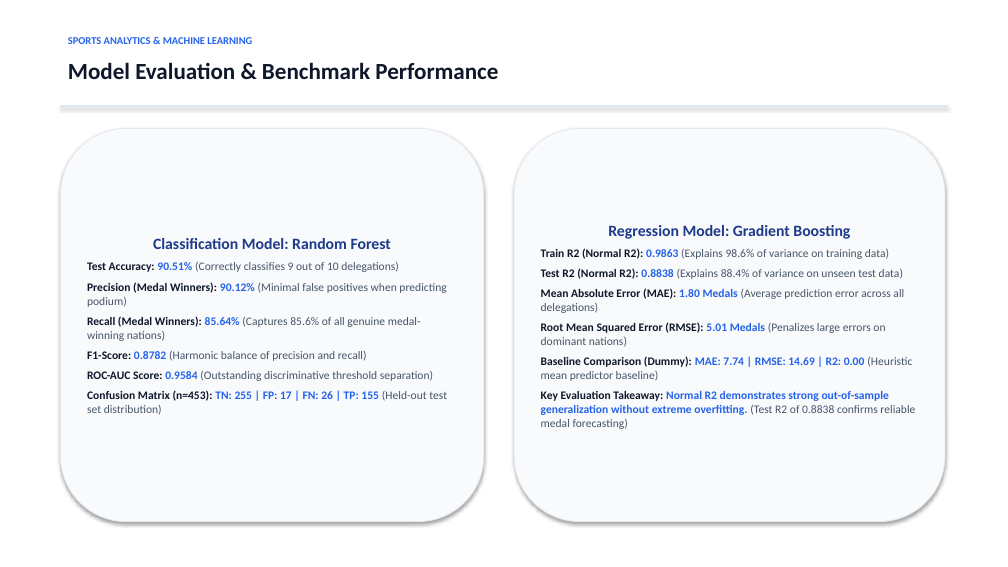
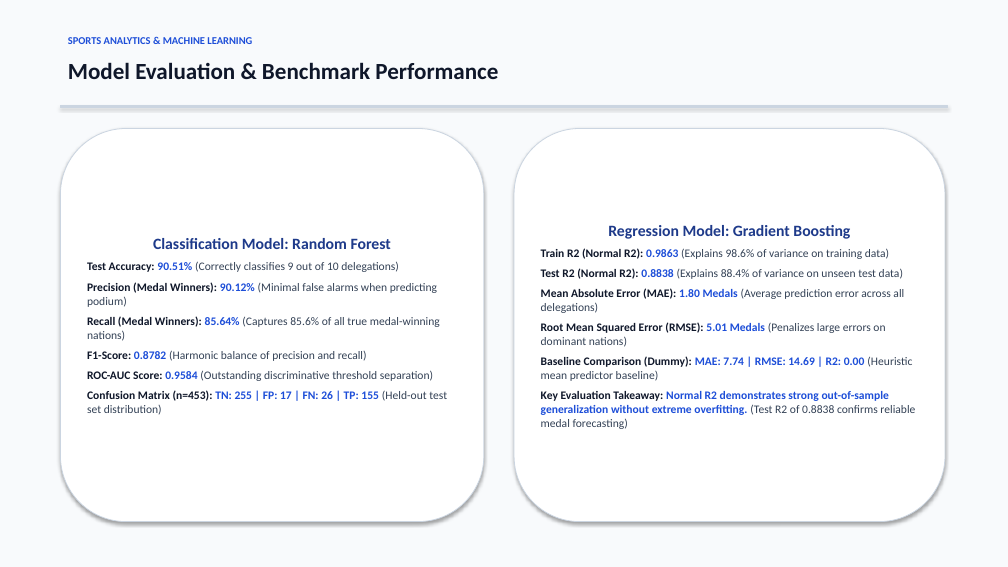
Before and after one commit to Virshin1/Team-Performance-Analysis, a slide deck: slide 7 of Olympic_Team_Performance_Presentation.pptx. Drawn at 1008x567 pixels with LibreOffice and Linux fonts; fonts in the diff are those of the drawing. Boxes give left, top, right and bottom in pixels: in the first picture for what was removed or moved away, otherwise in the second. Text is boxed around its words. In the diff, an @@ line names an element or a change of style, - is before the commit and + after.

Commit message:
Update presentation with explicit high contrast styling and finalize submission-grade academic project report

```diff
--- a/Olympic_Team_Performance_Presentation.pptx
+++ b/Olympic_Team_Performance_Presentation.pptx
@@ rectangle added at (0,0,1008,567), fill #F8FAFC @@
@@ text "SPORTS ANALYTICS & MACHINE LEARNING" at (68,37,252,44): text colour #2563EB to #1D4ED8 @@
@@ rectangle at (60,106,948,107): fill #E2E8F0 to #CBD5E1; outline #E2E8F0 0.75 pt to #CBD5E1 0.75 pt @@
@@ rounded rectangle "Classification Model: Random Forest" at (60,129,484,522): fill #F8FAFC to #FFFFFF; outline #E2E8F0 0.75 pt to #CBD5E1 0.75 pt @@
@@ rounded rectangle "Regression Model: Gradient Boosting" at (514,129,945,522): fill #F8FAFC to #FFFFFF; outline #E2E8F0 0.75 pt to #CBD5E1 0.75 pt @@
@@ text in rounded rectangle at (87,261,447,414): text colour #2563EB to #1D4ED8 in "90.51%", "0.8782", "0.9584", "TN: 255 | FP: 17 | FN: ..."; text colour #475569 to #334155 in "(Correctly classifies 9 out of 10 delegations)", "(Harmonic balance of precision and recall)", "(Outstanding discriminative threshold separation)", "(Held-out test set distribution)" @@
@@ text in rounded rectangle at (541,248,915,429): text colour #2563EB to #1D4ED8 in "0.9863", "0.8838", "1.80 Medals", "5.01 Medals" and 2 more places; text colour #475569 to #334155 in "(Explains 98.6% of variance on training data)", "(Explains 88.4% of variance on unseen test ...", "(Average prediction error across all delegations)", "(Penalizes large errors on dominant nations)" and 2 more places @@
@@ text in rounded rectangle at (87,282,440,341): text changed; text colour #475569 to #334155 @@
-Precision (Medal Winners): 90.12% (Minimal false positives when predicting podium)
-Recall (Medal Winners): 85.64% (Captures 85.6% of all genuine medal-winning nations)
+Precision (Medal Winners): 90.12% (Minimal false alarms when predicting podium)
+Recall (Medal Winners): 85.64% (Captures 85.6% of all true medal-winning nations)
```
Also in this commit, not shown: 11 other slides changed, 1 other file.
